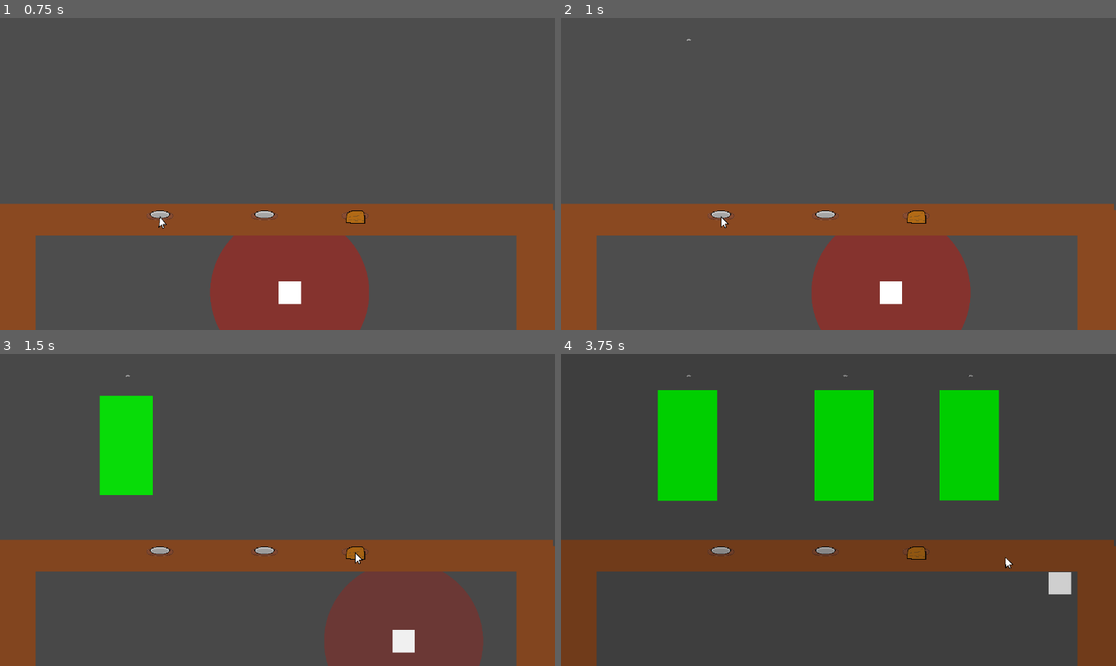
Above: before the commit, frames 1-4 (two rows, left to right).
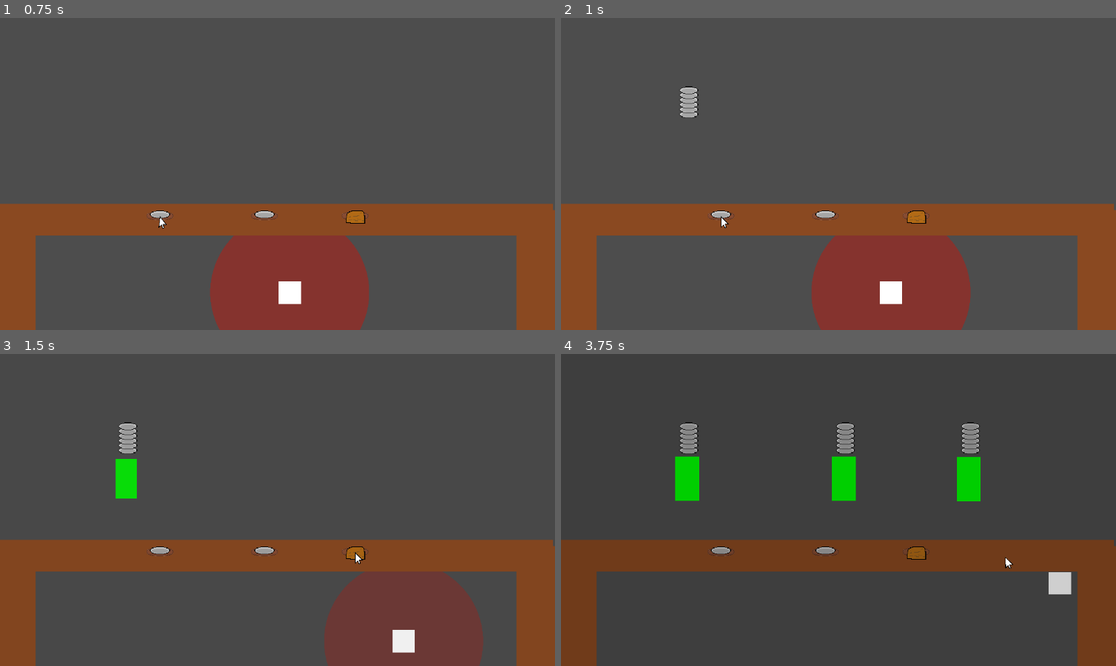
Above: after the commit, the same moments.

Repository: Someoneyeeting/Cookinggame
Game: Godot game, scene res://testscene.tscn
The game is run twice, just before and just after one commit, with the same random seed, the same clock (stepped at 60 frames per second) and the same inputs.
Inputs (mouse positions are in pixels of both pictures, inside the frame that each line leads up to):
- Up to frame 1 (0.75 s): tap Enter (ui_accept) at 0.5 s; move the mouse to (160, 214) at 0.52 s; hold D (right) from 0.53 s (still down); click (160, 214) at 0.6 s
- Up to frame 2 (1 s): keep holding D (right); tap Enter (ui_accept) at 0.77 s
- Up to frame 3 (1.5 s): move the mouse to (355, 550) at 1.27 s; release D (right) at 1.28 s; hold S (down) from 1.28 s (still down); right-click (355, 550) at 1.35 s
- Up to frame 4 (3.75 s): tap Enter (ui_accept) at 1.52, 3.02 s; move the mouse to (827, 550) at 2.02 s; release S (down) at 2.03 s; hold D (right) 2.03-2.78 s; hold Shift (sprint) 2.03-2.78 s; move the mouse to (810, 572) at 2.77 s; hold W (up) 2.78-3.53 s; click (810, 572) at 2.85 s; move the mouse to (1005, 556) at 3.52 s; hold A (left) from 3.53 s (still down); hold Right mouse button (rightc) from 3.53 s (still down)

Frame 1 is identical in both runs. In frame 2, 0.3% of the frame differs, in the area x 21-25%, y 6-33%; in frame 3, 2.7%; in frame 4, 9.7%, in the area x 17-79%, y 6-48%.

Commit message:
serve animation and customer scale tweak

Diff:
--- a/customer.gd
+++ b/customer.gd
@@ -11,14 +11,14 @@
 
 func out(size : float):
 	$AudioStreamPlayer2D.play()
+	$outanimation.start()
 	var tween = get_tree().create_tween()
-
 	var dir = Globals.player.global_position - global_position
 	global_rotation = sign(dir.x) * 0.1
 	dir = dir.normalized()
 	global_position -= dir * 40 * (size / 4)
 	tween.set_ease(Tween.EASE_OUT)
-	tween.tween_property(self,"global_position",global_position - dir * 100 * (size / 4),0.6).set_trans(Tween.TRANS_CIRC)
+	tween.tween_property(self,"global_position",global_position - dir * 100 * (size / 30),0.6).set_trans(Tween.TRANS_CIRC)
 	tween.tween_callback(queue_free)
 
 func enter_line():
@@ -37,4 +37,4 @@
 
 
 func _on_outanimation_timeout() -> void:
-	$ColorRect.visible = not $ColorRect.visible
+	visible = not visible
--- a/customer.tscn
+++ b/customer.tscn
@@ -45,7 +45,7 @@
 "times": PackedFloat32Array(0, 0.7),
 "transitions": PackedFloat32Array(-5, 1),
 "update": 0,
-"values": [Vector2(0, 0), Vector2(1, 1)]
+"values": [Vector2(0, 0), Vector2(0.4, 0.4)]
 }
 tracks/1/type = "value"
 tracks/1/imported = false
@@ -71,7 +71,7 @@
 }
 
 [sub_resource type="RectangleShape2D" id="RectangleShape2D_7tiyv"]
-size = Vector2(126, 208)
+size = Vector2(50, 92)
 
 [node name="Customer" type="Node2D"]
 y_sort_enabled = true
@@ -98,7 +98,7 @@
 [node name="click" type="Area2D" parent="." groups=["targetable"]]
 
 [node name="CollisionShape2D" type="CollisionShape2D" parent="click"]
-position = Vector2(0, 2)
+position = Vector2(1, 3)
 shape = SubResource("RectangleShape2D_7tiyv")
 
 [node name="AudioStreamPlayer2D" type="AudioStreamPlayer2D" parent="."]
@@ -106,6 +106,6 @@
 volume_db = -6.365
 
 [node name="RecipeDisplay" parent="." instance=ExtResource("3_f7asb")]
-position = Vector2(3, -137)
+position = Vector2(3, -54)
 
 [connection signal="timeout" from="outanimation" to="." method="_on_outanimation_timeout"]
--- a/customer_manager.tscn
+++ b/customer_manager.tscn
@@ -11,6 +11,6 @@
 autostart = true
 
 [node name="Marker2D" type="Marker2D" parent="."]
-position = Vector2(557, 182)
+position = Vector2(557, 255)
 
 [connection signal="timeout" from="newcustomer" to="." method="_on_newcustomer_timeout"]
--- a/recipe_display.tscn
+++ b/recipe_display.tscn
@@ -13,9 +13,9 @@
 	items.reverse()
 	for i in items:
 		var sp := Sprite2D.new()
-		sp.position.y = -get_child_count() * 50
+		sp.position.y = -get_child_count() * 10
 		sp.texture = i.texture
-		sp.scale *= 0.3
+		sp.scale *= 1.2
 		add_child(sp)
 "
 
